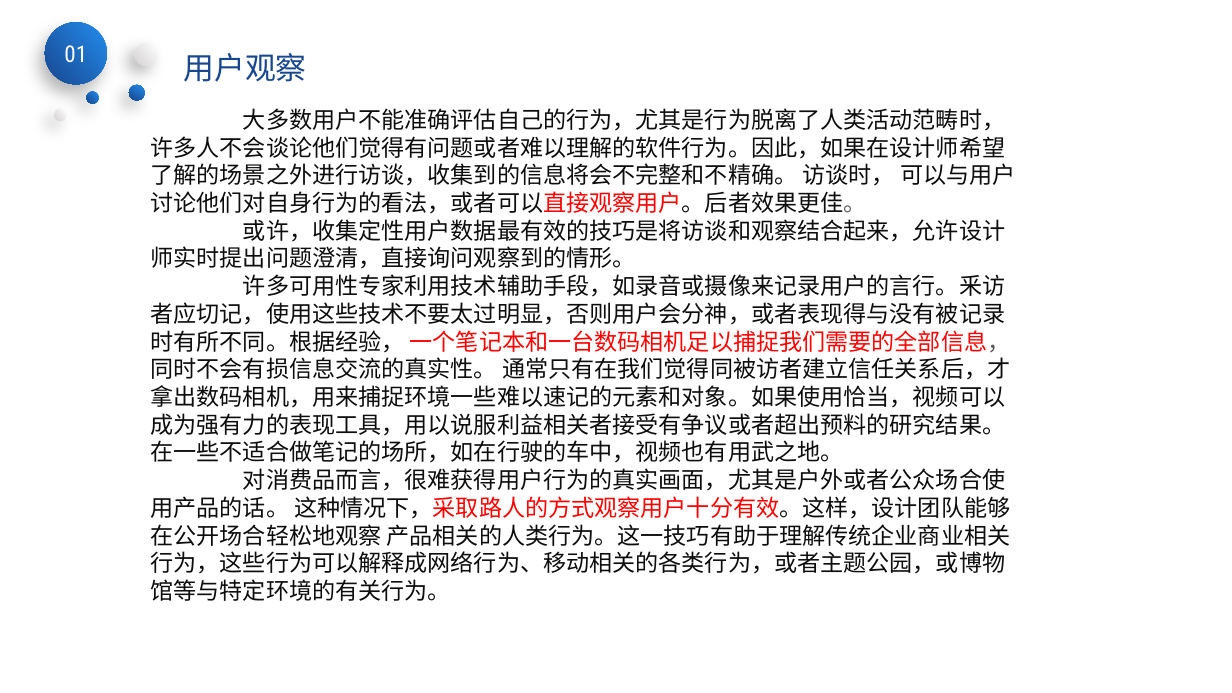
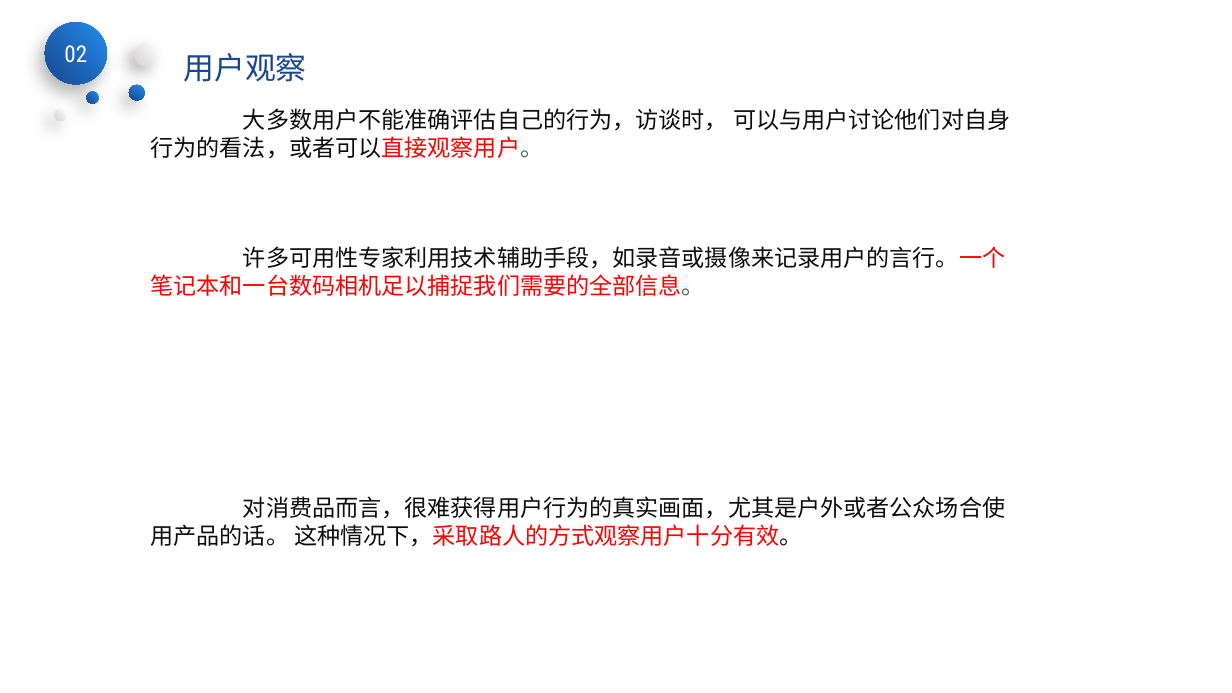
Before and after one commit to SarielX98/PRD2018G14, a slide deck: slide 23 of 受控文档/PPT/PRD2018-G14-界面原型.pptx (slide 11 before the commit). Drawn at 1232x693 pixels with LibreOffice and Linux fonts; fonts in the diff are those of the drawing; background and template pictures are left out. Boxes give left, top, right and bottom in pixels: in the first picture for what was removed or moved away, otherwise in the second. Text is boxed around its words. In the diff, an @@ line names an element or a change of style, - is before the commit and + after.

```diff
--- a/受控文档/PPT/PRD2018-G14-界面原型.pptx
+++ b/受控文档/PPT/PRD2018-G14-界面原型.pptx
@@ text in ellipse at [64,45,87,62]: text changed @@
-01
+02
@@ text at [151,108,1010,547]: text changed @@
-大多数用户不能准确评估自己的行为，尤其是行为脱离了人类活动范畴时，许多人不会谈论他们觉得有问题或者难以理解的软件行为。因此，如果在设计师希望了解的场景之外进行访谈，收集到的信息将会不完整和不精确。 访谈时， 可以与用户讨论他们对自身行为的看法，或者可以直接观察用户。后者效果更佳。
-或许，收集定性用户数据最有效的技巧是将访谈和观察结合起来，允许设计师实时提出问题澄清，直接询问观察到的情形。
-许多可用性专家利用技术辅助手段，如录音或摄像来记录用户的言行。釆访者应切记，使用这些技术不要太过明显，否则用户会分神，或者表现得与没有被记录时有所不同。根据经验， 一个笔记本和一台数码相机足以捕捉我们需要的全部信息，同时不会有损信息交流的真实性。 通常只有在我们觉得同被访者建立信任关系后，才拿出数码相机，用来捕捉环境一些难以速记的元素和对象。如果使用恰当，视频可以成为强有力的表现工具，用以说服利益相关者接受有争议或者超出预料的研究结果。在一些不适合做笔记的场所，如在行驶的车中，视频也有用武之地。
-对消费品而言，很难获得用户行为的真实画面，尤其是户外或者公众场合使用产品的话。 这种情况下，采取路人的方式观察用户十分有效。这样，设计团队能够在公开场合轻松地观察 产品相关的人类行为。这一技巧有助于理解传统企业商业相关行为，这些行为可以解释成网络行为、移动相关的各类行为，或者主题公园，或博物馆等与特定环境的有关行为。
+大多数用户不能准确评估自己的行为，访谈时， 可以与用户讨论他们对自身行为的看法，或者可以直接观察用户。
+许多可用性专家利用技术辅助手段，如录音或摄像来记录用户的言行。一个笔记本和一台数码相机足以捕捉我们需要的全部信息。
+对消费品而言，很难获得用户行为的真实画面，尤其是户外或者公众场合使用产品的话。 这种情况下，采取路人的方式观察用户十分有效。
```
Also in this commit, not shown: 18 other slides changed, 24 slides added, 31 slides removed.
